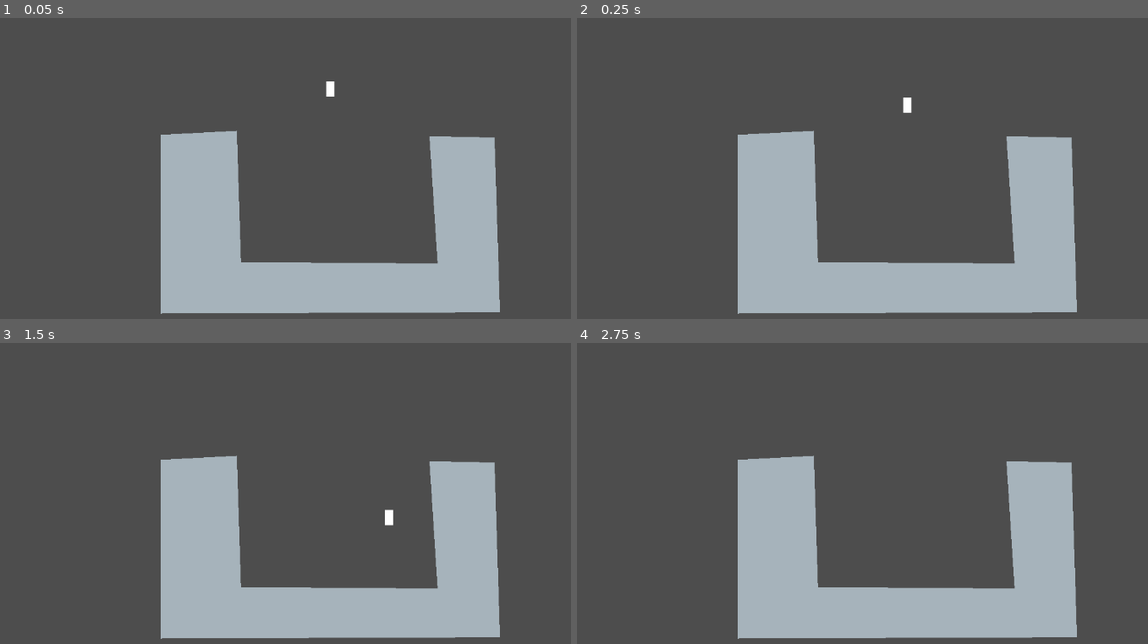
Above: before the commit, frames 1-4 (two rows, left to right).
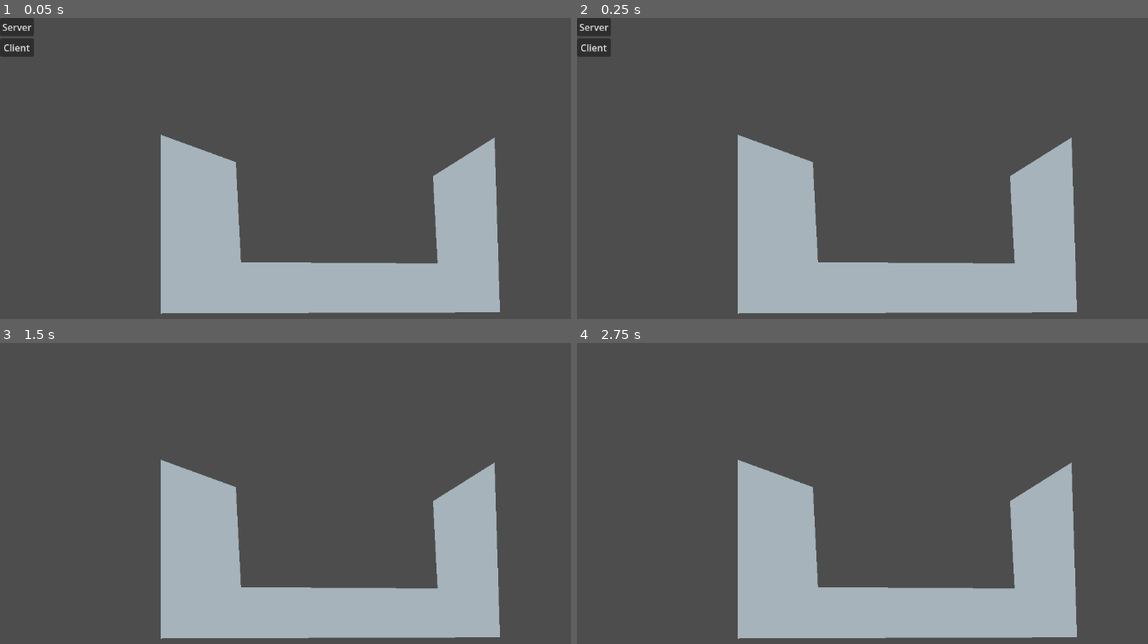
Above: after the commit, the same moments.

Repository: hybrideology/EsterMonk
Game: Godot game, scene res://main.tscn
Same seed, same stepped clock (60 frames per second), same inputs: the game is played once before the commit and once after it.
Inputs (mouse positions are in pixels of both pictures, inside the frame that each line leads up to):
- Up to frame 1 (0.05 s): no input
- Up to frame 2 (0.25 s): no input
- Up to frame 3 (1.5 s): click (17, 352) at 0.5 s, where only the run after the commit has a clickable "Server"; tap Enter (ui_accept) at 1.25, 1.35 s; hold Right (ui_right) from 1.28 s (still down)
- Up to frame 4 (2.75 s): keep holding Right (ui_right); tap Space (jump, bound only after the commit) at 1.52, 1.55, 1.82, 2.1, 2.27, 2.57 s; tap Enter (ui_accept) at 2.3 s

The runs differ from the first frame. In frame 1, 2.4% of the frame differs, in the area x 0-87%, y 0-81%; in frame 2, 2.4%; in frame 3, 1.7%; in frame 4, 1.6%.

Commit message:
multiplayer test 1

Diff:
--- /dev/null
+++ b/autoloads/network_handler.gd
@@ -0,0 +1,16 @@
+extends Node
+
+const IP_ADDRESS: String = "108.231.127.191"
+const PORT: int = 42069
+
+var peer: ENetMultiplayerPeer
+
+func start_server() -> void:
+	peer = ENetMultiplayerPeer.new()
+	peer.create_server(PORT)
+	multiplayer.multiplayer_peer = peer
+
+func start_client() -> void:
+	peer = ENetMultiplayerPeer.new()
+	peer.create_client(IP_ADDRESS, PORT)
+	multiplayer.multiplayer_peer = peer
--- /dev/null
+++ b/centered.tscn
@@ -0,0 +1,19 @@
+[gd_scene format=3 uid="uid://dvqjitwrbj27g"]
+
+[ext_resource type="PackedScene" uid="uid://b6vf1aji6dy38" path="res://components/test.tscn" id="2_ydftj"]
+
+[node name="Centered" type="Control" unique_id=2135353923]
+layout_mode = 3
+anchors_preset = 8
+anchor_left = 0.5
+anchor_top = 0.5
+anchor_right = 0.5
+anchor_bottom = 0.5
+offset_left = -5.0
+offset_top = -4.0
+offset_right = -5.0
+offset_bottom = -4.0
+grow_horizontal = 2
+grow_vertical = 2
+
+[node name="Test" parent="." unique_id=831626061 instance=ExtResource("2_ydftj")]
--- a/components/island.tscn
+++ b/components/island.tscn
@@ -4,6 +4,17 @@
 
 [sub_resource type="PhysicsMaterial" id="PhysicsMaterial_vej1h"]
 bounce = 0.4
+
+[sub_resource type="SceneReplicationConfig" id="SceneReplicationConfig_vej1h"]
+properties/0/path = NodePath(".:position")
+properties/0/spawn = true
+properties/0/replication_mode = 1
+properties/1/path = NodePath("Polygon2D:polygon")
+properties/1/spawn = true
+properties/1/replication_mode = 1
+properties/2/path = NodePath(".:rotation")
+properties/2/spawn = true
+properties/2/replication_mode = 1
 
 [node name="Island" type="RigidBody2D" unique_id=1841122985 node_paths=PackedStringArray("_poly_node") groups=["islands"]]
 physics_material_override = SubResource("PhysicsMaterial_vej1h")
@@ -13,5 +24,8 @@
 [node name="Polygon2D" type="Polygon2D" parent="." unique_id=263485042]
 position = Vector2(-433, 334)
 color = Color(0.6532129, 0.7024719, 0.7372427, 1)
-polygon = PackedVector2Array(136.324, -149.49236, 714.1634, -151.80376, 704.9182, -449.969, 593.973, -452.28033, 607.84094, -235.01266, 272.69415, -237.32404, 265.75995, -461.52582, 136.324, -454.59174)
+polygon = PackedVector2Array(136.324, -149.49236, 714.1634, -151.80376, 704.9182, -449.969, 600.0001, -384.00003, 607.84094, -235.01266, 272.69415, -237.32404, 264, -408.00003, 136.324, -454.59174)
 uv = PackedVector2Array(-584, 280.00012, 1415.999, 272, 1384, -759.99994, 1000, -767.99994, 1047.999, -16, -112, -24, -136.00049, -800, -584, -775.99994)
+
+[node name="MultiplayerSynchronizer" type="MultiplayerSynchronizer" parent="." unique_id=284880000]
+replication_config = SubResource("SceneReplicationConfig_vej1h")
--- /dev/null
+++ b/components/multiplayer_spawner.gd
@@ -0,0 +1,17 @@
+extends MultiplayerSpawner
+
+@export var network_player: PackedScene
+
+
+# Called when the node enters the scene tree for the first time.
+func _ready() -> void:
+	multiplayer.peer_connected.connect(spawn_player)
+
+
+func spawn_player(id: int) -> void:
+	if !multiplayer.is_server(): return
+
+	var player: Node = network_player.instantiate()
+	player.name = str(id)
+
+	get_node(spawn_path).call_deferred("add_child", player)
--- a/components/player.gd
+++ b/components/player.gd
@@ -1,46 +1,126 @@
 class_name Player extends CharacterBody2D
 
-const SPEED: int = 500
-const JUMP_VELOCITY: int = -500
+@export var run_speed: int = 500
+@export var jump_velocity: int = -500
+@export var jump_buffer_time: float = 0.1
+@export var jump_time: float = 0.25
+
+enum State {IDLE, RUNNING, JUMPING, FALLING, FAST_FALLING}
+var state: State = State.IDLE
+
+var direction: float = 0
+var jump_buffer: bool = false
+var jump_expended: bool = false
 
 var selector: Area2D:
 	get: return $Selector
+var jump_timer: Timer:
+	get: return $JumpTimer
+var jump_buffer_timer: Timer:
+	get: return $JumpBuffer
 
-func _get_collided_islands() -> Array[Island]:
-	var islands: Array[Island] = []
-	for body in selector.get_overlapping_bodies():
-		if body.is_in_group("islands"):
-			islands.append(body)
-	return islands
+func _ready() -> void:
+	jump_timer.wait_time = jump_time
+	jump_timer.timeout.connect(
+		func() -> void: jump_expended = true
+	)
+	jump_buffer_timer.wait_time = jump_buffer_time
+	jump_buffer_timer.timeout.connect(
+		func() -> void: jump_buffer = false
+	)
 
-func _rip_and_tear(ripped: Array[Island]) -> void:
-	var selector_poly: CollisionPolygon2D = selector.get_child(0)
-	for island in ripped:
-		var pieces: Array[PackedVector2Array] = island.rip(selector_poly.global_transform * selector_poly.polygon)
-		for piece in pieces:
-			var newisle: Island = Island.new()
-			get_parent().add_child(newisle)
-			newisle.set_polygon(piece)
+func _enter_tree() -> void:
+	set_multiplayer_authority(name.to_int())
 
+func _set_jump_buffer() -> void:
+	jump_buffer = true
+	jump_buffer_timer.start()
+
+func _exit_state(old_state: State) -> void:
+	match old_state:
+		State.JUMPING:
+			jump_timer.stop()
+		_:
+			pass
+
+func _enter_state(new_state: State) -> void:
+	print(state, " -> ", new_state)
+	_exit_state(state)
+	state = new_state
+	match new_state:
+		State.JUMPING:
+			jump_buffer = false
+			jump_expended = false
+			jump_timer.start()
+		_:
+			pass
+
+func _process_input() -> void:
+	var floored: bool = is_on_floor()
+	var jumped: bool = Input.is_action_just_pressed("jump")
+	var unjumped: bool = Input.is_action_just_released("jump")
+	var it_go_down: bool = Input.is_action_just_pressed("down")
+	direction = Input.get_axis("left", "right")
+
+	if !floored && jumped:
+		_set_jump_buffer()
+
+	# TRANSITION
+	match state:
+		# IDLE
+		State.IDLE when !floored:
+			_enter_state(State.FALLING)
+		State.IDLE when direction:
+			_enter_state(State.RUNNING)
+		State.IDLE when jumped || jump_buffer:
+			_enter_state(State.JUMPING)
+		# RUNNING
+		State.RUNNING when !floored:
+			_enter_state(State.FALLING)
+		State.RUNNING when !direction:
+			_enter_state(State.IDLE)
+		State.RUNNING when jumped || jump_buffer:
+			_enter_state(State.JUMPING)
+		State.RUNNING when it_go_down && !direction:
+			_enter_state(State.FAST_FALLING)
+		# JUMPING
+		State.JUMPING when unjumped || jump_expended:
+			_enter_state(State.FALLING)
+		State.JUMPING when it_go_down && !direction:
+			_enter_state(State.FAST_FALLING)
+		# FALLING
+		State.FALLING when floored && direction:
+			_enter_state(State.RUNNING)
+		State.FALLING when floored && !direction:
+			_enter_state(State.IDLE)
+		State.FALLING when it_go_down && !direction:
+			_enter_state(State.FAST_FALLING)
+		# FAST FALLING
+		State.FAST_FALLING when floored && direction:
+			_enter_state(State.RUNNING)
+		State.FAST_FALLING when floored && !direction:
+			_enter_state(State.IDLE)
+
+func _process(delta: float) -> void:
+	if !is_multiplayer_authority(): return
+
+	_process_input()
 
 func _physics_process(delta: float) -> void:
-	if Input.is_action_just_pressed("ui_down"):
-		_rip_and_tear(_get_collided_islands())
+	if !is_multiplayer_authority(): return
 
-	# Add the gravity.
-	if not is_on_floor():
-		velocity += get_gravity() * delta
-
-	# Handle jump.
-	if Input.is_action_just_pressed("ui_accept"):
-		velocity.y = JUMP_VELOCITY
-
-	# Get the input direction and handle the movement/deceleration.
-	# As good practice, you should replace UI actions with custom gameplay actions.
-	var direction: float = Input.get_axis("ui_left", "ui_right")
-	if direction:
-		velocity.x = direction * SPEED
-	else:
-		velocity.x = move_toward(velocity.x, 0, SPEED)
-
+	match state:
+		State.IDLE:
+			velocity.x = move_toward(velocity.x, 0, run_speed)
+		State.RUNNING:
+			velocity.x = direction * run_speed
+		State.JUMPING:
+			velocity.y = jump_velocity
+			velocity.x = direction * run_speed
+		State.FALLING:
+			velocity += (get_gravity() * delta).clamp(Vector2.ZERO, get_gravity()/2)
+			velocity.x = direction * run_speed
+		State.FAST_FALLING:
+			velocity = get_gravity() / 2
+			velocity.x = direction * run_speed
 	move_and_slide()
--- a/components/player.tscn
+++ b/components/player.tscn
@@ -3,6 +3,11 @@
 [ext_resource type="Script" uid="uid://80kl10p8d3vr" path="res://components/player.gd" id="1_4flbx"]
 
 [sub_resource type="CapsuleShape2D" id="CapsuleShape2D_mf4mk"]
+
+[sub_resource type="SceneReplicationConfig" id="SceneReplicationConfig_0g4kb"]
+properties/0/path = NodePath(".:position")
+properties/0/spawn = true
+properties/0/replication_mode = 1
 
 [node name="CharacterBody2D" type="CharacterBody2D" unique_id=58296796]
 script = ExtResource("1_4flbx")
@@ -21,3 +26,10 @@
 
 [node name="CollisionPolygon2D" type="CollisionPolygon2D" parent="Selector" unique_id=1889314979]
 polygon = PackedVector2Array(14, -8, 11, 9, -4, 15, -14, 8, -15, -7, 0, -15)
+
+[node name="JumpTimer" type="Timer" parent="." unique_id=490019403]
+
+[node name="JumpBuffer" type="Timer" parent="." unique_id=279100882]
+
+[node name="MultiplayerSynchronizer" type="MultiplayerSynchronizer" parent="." unique_id=712588543]
+replication_config = SubResource("SceneReplicationConfig_0g4kb")
--- a/components/test.tscn
+++ b/components/test.tscn
@@ -2,10 +2,14 @@
 
 [ext_resource type="PackedScene" uid="uid://ea0vja7cwr7h" path="res://components/island.tscn" id="1_8uh7m"]
 [ext_resource type="PackedScene" uid="uid://ckudr8chj1kgo" path="res://components/player.tscn" id="1_37kl0"]
+[ext_resource type="Script" uid="uid://curx5sydccjv8" path="res://components/multiplayer_spawner.gd" id="2_0tx24"]
 
 [node name="Test" type="Node2D" unique_id=1134087016]
 
 [node name="Island" parent="." unique_id=1452875668 instance=ExtResource("1_8uh7m")]
 
-[node name="Player" parent="." unique_id=414122285 instance=ExtResource("1_37kl0")]
-position = Vector2(-8, -200)
+[node name="MultiplayerSpawner" type="MultiplayerSpawner" parent="." unique_id=1132038429]
+_spawnable_scenes = PackedStringArray("uid://ckudr8chj1kgo")
+spawn_path = NodePath("..")
+script = ExtResource("2_0tx24")
+network_player = ExtResource("1_37kl0")
--- a/main.tscn
+++ b/main.tscn
@@ -1,19 +1,18 @@
 [gd_scene format=3 uid="uid://cnc7qya2d1jbh"]
 
-[ext_resource type="PackedScene" uid="uid://b6vf1aji6dy38" path="res://components/test.tscn" id="1_ig7tw"]
+[ext_resource type="PackedScene" uid="uid://hid351juuj5k" path="res://ui/multiplayer_example.tscn" id="1_0xm2m"]
+[ext_resource type="PackedScene" uid="uid://dvqjitwrbj27g" path="res://centered.tscn" id="1_ig7tw"]
 
-[node name="Control" type="Control" unique_id=2135353923]
+[node name="Main" type="Control" unique_id=2135353923]
 layout_mode = 3
-anchors_preset = 8
-anchor_left = 0.5
-anchor_top = 0.5
-anchor_right = 0.5
-anchor_bottom = 0.5
-offset_left = -5.0
-offset_top = -4.0
-offset_right = -5.0
-offset_bottom = -4.0
+anchors_preset = 15
+anchor_right = 1.0
+anchor_bottom = 1.0
 grow_horizontal = 2
 grow_vertical = 2
 
-[node name="Test" parent="." unique_id=831626061 instance=ExtResource("1_ig7tw")]
+[node name="MultiplayerExample" parent="." unique_id=1029861000 instance=ExtResource("1_0xm2m")]
+layout_mode = 1
+
+[node name="Centered" parent="." unique_id=744330498 instance=ExtResource("1_ig7tw")]
+layout_mode = 1
--- a/project.godot
+++ b/project.godot
@@ -19,6 +19,10 @@
 config/features=PackedStringArray("4.6", "Forward Plus")
 config/icon="res://icon.svg"
 
+[autoload]
+
+NetworkHandler="*uid://mn3gmru8cg8v"
+
 [debug]
 
 gdscript/warnings/untyped_declaration=2
@@ -30,3 +34,40 @@
 [global_group]
 
 islands=""
+
+[input]
+
+left={
+"deadzone": 0.2,
+"events": [Object(InputEventKey,"resource_local_to_scene":false,"resource_name":"","device":-1,"window_id":0,"alt_pressed":false,"shift_pressed":false,"ctrl_pressed":false,"meta_pressed":false,"pressed":false,"keycode":0,"physical_keycode":65,"key_label":0,"unicode":97,"location":0,"echo":false,"script":null)
+, Object(InputEventJoypadMotion,"resource_local_to_scene":false,"resource_name":"","device":-1,"axis":0,"axis_value":-1.0,"script":null)
+]
+}
+right={
+"deadzone": 0.2,
+"events": [Object(InputEventKey,"resource_local_to_scene":false,"resource_name":"","device":-1,"window_id":0,"alt_pressed":false,"shift_pressed":false,"ctrl_pressed":false,"meta_pressed":false,"pressed":false,"keycode":0,"physical_keycode":68,"key_label":0,"unicode":100,"location":0,"echo":false,"script":null)
+, Object(InputEventJoypadMotion,"resource_local_to_scene":false,"resource_name":"","device":-1,"axis":0,"axis_value":1.0,"script":null)
+]
+}
+down={
+"deadzone": 0.2,
+"events": [Object(InputEventKey,"resource_local_to_scene":false,"resource_name":"","device":-1,"window_id":0,"alt_pressed":false,"shift_pressed":false,"ctrl_pressed":false,"meta_pressed":false,"pressed":false,"keycode":0,"physical_keycode":83,"key_label":0,"unicode":115,"location":0,"echo":false,"script":null)
+, Object(InputEventJoypadMotion,"resource_local_to_scene":false,"resource_name":"","device":-1,"axis":1,"axis_value":1.0,"script":null)
+]
+}
+up={
+"deadzone": 0.2,
+"events": [Object(InputEventKey,"resource_local_to_scene":false,"resource_name":"","device":-1,"window_id":0,"alt_pressed":false,"shift_pressed":false,"ctrl_pressed":false,"meta_pressed":false,"pressed":false,"keycode":0,"physical_keycode":87,"key_label":0,"unicode":119,"location":0,"echo":false,"script":null)
+, Object(InputEventJoypadMotion,"resource_local_to_scene":false,"resource_name":"","device":-1,"axis":1,"axis_value":-1.0,"script":null)
+]
+}
+jump={
+"deadzone": 0.2,
+"events": [Object(InputEventKey,"resource_local_to_scene":false,"resource_name":"","device":-1,"window_id":0,"alt_pressed":false,"shift_pressed":false,"ctrl_pressed":false,"meta_pressed":false,"pressed":false,"keycode":0,"physical_keycode":32,"key_label":0,"unicode":32,"location":0,"echo":false,"script":null)
+, Object(InputEventJoypadButton,"resource_local_to_scene":false,"resource_name":"","device":-1,"button_index":0,"pressure":0.0,"pressed":true,"script":null)
+]
+}
+
+[physics]
+
+2d/default_gravity=2000.0
--- /dev/null
+++ b/ui/multiplayer_example.gd
@@ -0,0 +1,10 @@
+extends Control
+
+
+func _on_server_pressed() -> void:
+	NetworkHandler.start_server()
+	queue_free()
+
+func _on_client_pressed() -> void:
+	NetworkHandler.start_client()
+	queue_free()
--- /dev/null
+++ b/ui/multiplayer_example.tscn
@@ -0,0 +1,28 @@
+[gd_scene format=3 uid="uid://hid351juuj5k"]
+
+[ext_resource type="Script" uid="uid://c1n3f36b2n1ja" path="res://ui/multiplayer_example.gd" id="1_ja3bu"]
+
+[node name="MultiplayerExample" type="Control" unique_id=1029861000]
+layout_mode = 3
+anchors_preset = 15
+anchor_right = 1.0
+anchor_bottom = 1.0
+grow_horizontal = 2
+grow_vertical = 2
+script = ExtResource("1_ja3bu")
+
+[node name="VBoxContainer" type="VBoxContainer" parent="." unique_id=2145943698]
+layout_mode = 0
+offset_right = 40.0
+offset_bottom = 40.0
+
+[node name="Server" type="Button" parent="VBoxContainer" unique_id=1499867601]
+layout_mode = 2
+text = "Server"
+
+[node name="Client" type="Button" parent="VBoxContainer" unique_id=562913512]
+layout_mode = 2
+text = "Client"
+
+[connection signal="pressed" from="VBoxContainer/Server" to="." method="_on_server_pressed"]
+[connection signal="pressed" from="VBoxContainer/Client" to="." method="_on_client_pressed"]
Not shown, added: autoloads/network_handler.gd.uid
Not shown, added: components/multiplayer_spawner.gd.uid
Not shown, added: export_presets.cfg
Not shown, added: ui/multiplayer_example.gd.uid
